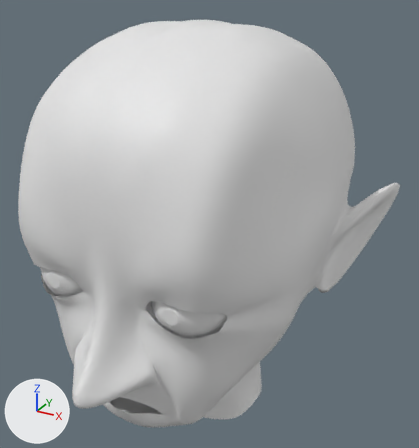
An edit to the Blender file curupira.blend, drawn before and after from the same camera.
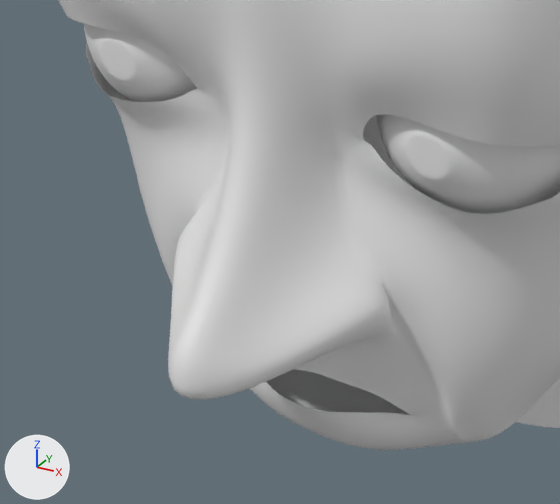
The first picture shows the older version from a 50 mm camera at (0.279, -0.468, 1.577) aimed at (0.015, 0.012, 1.337). The close-ups show both versions on the part from 2% to 52% of the width and 58% to 100% of the height of that picture. Arrows for +X, +Y and +Z are at lower left; the lights stay in place.

Names of what the first close-up shows: 'Body', 'Cornea', 'Cornea.001'.
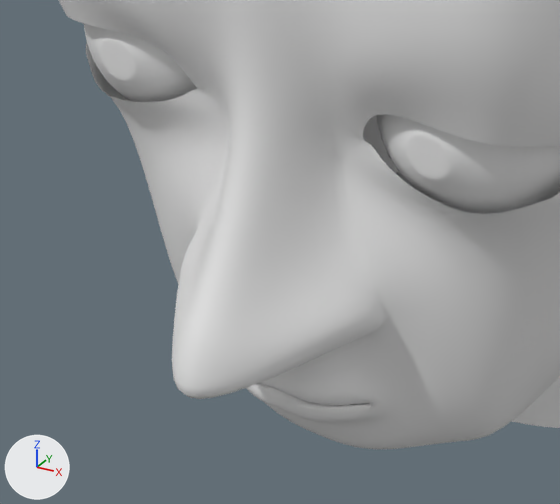
What the commit changed:
me_plane is used by ob_body; location (0.0, 0.0, 1.2286); rotation (1.571, 0.0, 0.0), in degrees (90, 0, 0); scale (-0.0139, -0.0139, -0.0139).
me_plane had 273 vertices, 236 faces and spanned x -13.4..0.0, y -22.3..9.1, z -14.1..13.1.
me_plane now has 378 vertices, 321 faces and spans x -13.4..0.0, y -22.3..9.1, z -14.1..13.1.
Part 1, on me_plane:
9 vertices are removed from x -5.1..-1.6, y -1.1..2.9, z -9.5..-7.8.
19 faces are deleted.
22 vertices move from x -8.0..0.0, y -2.9..2.3, z -13.9..-1.8 to x -7.5..0.0, y -2.6..2.8, z -13.7..-1.6.
114 vertices are added at x -3.3..0.0, y -1.9..4.6, z -10.6..4.0.
104 new faces join them.

Boxes (x1, y1, x2, y2) around the edits, measured in the close-ups (560 x 504 px):
'Body', reshaped
    before: (59, 0, 560, 450)
    after: (59, 0, 560, 449)
part 1 of me_plane, built on
    before: (121, 96, 560, 450)
    after: (122, 97, 560, 449)
